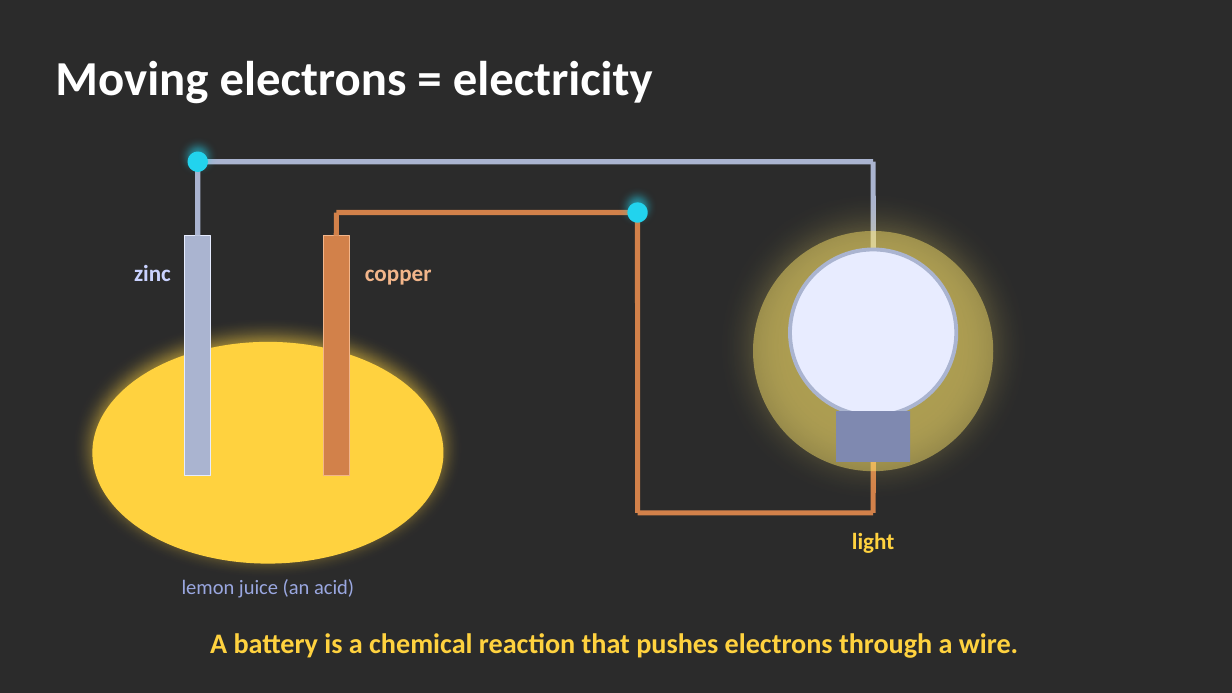
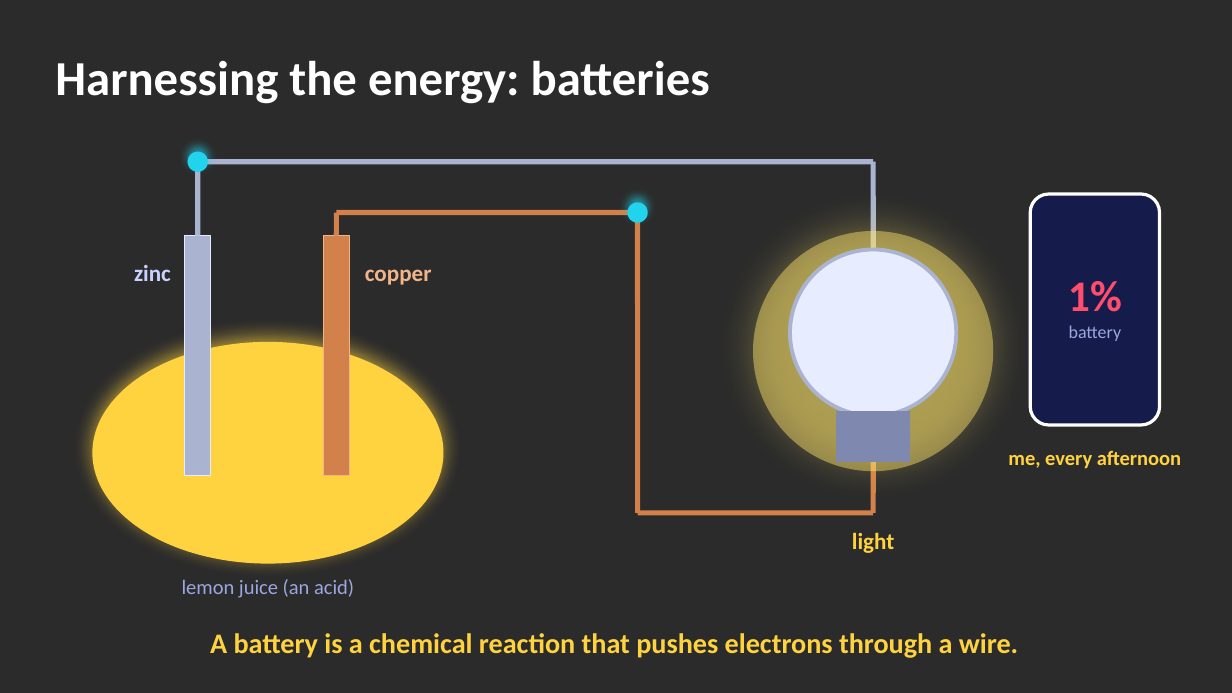
Before and after one commit to davidmoriarty-lab/School_Stuff, a slide deck: slide 28 of intro-chemistry-deck/Intro_to_Chemistry.pptx (slide 23 before the commit). Drawn at 1232x693 pixels with LibreOffice and Linux fonts; fonts in the diff are those of the drawing; background and template pictures are left out; a plain dark background stands for a picture behind light text. Boxes give left, top, right and bottom in pixels: in the first picture for what was removed or moved away, otherwise in the second. Text is boxed around its words. In the diff, an @@ line names an element or a change of style, - is before the commit and + after.

```diff
--- a/intro-chemistry-deck/Intro_to_Chemistry.pptx
+++ b/intro-chemistry-deck/Intro_to_Chemistry.pptx
@@ title at bbox=[55, 60, 710, 104]: text changed @@
-Moving electrons = electricity
+Harnessing the energy: batteries
@@ rounded rectangle added at bbox=[1031, 194, 1160, 425], fill #151B4A, outline #FFFFFF 2.5 pt @@
@@ text added at bbox=[1068, 281, 1122, 341], 14 pt, text #9AA7E0 @@
+1%
+battery
@@ text added at bbox=[1008, 450, 1181, 469], 16 pt, text #FFD23F, bold @@
+me, every afternoon
```
Also in this commit, not shown: 6 other slides changed, 6 slides added, 1 slide removed, 25 other files.
